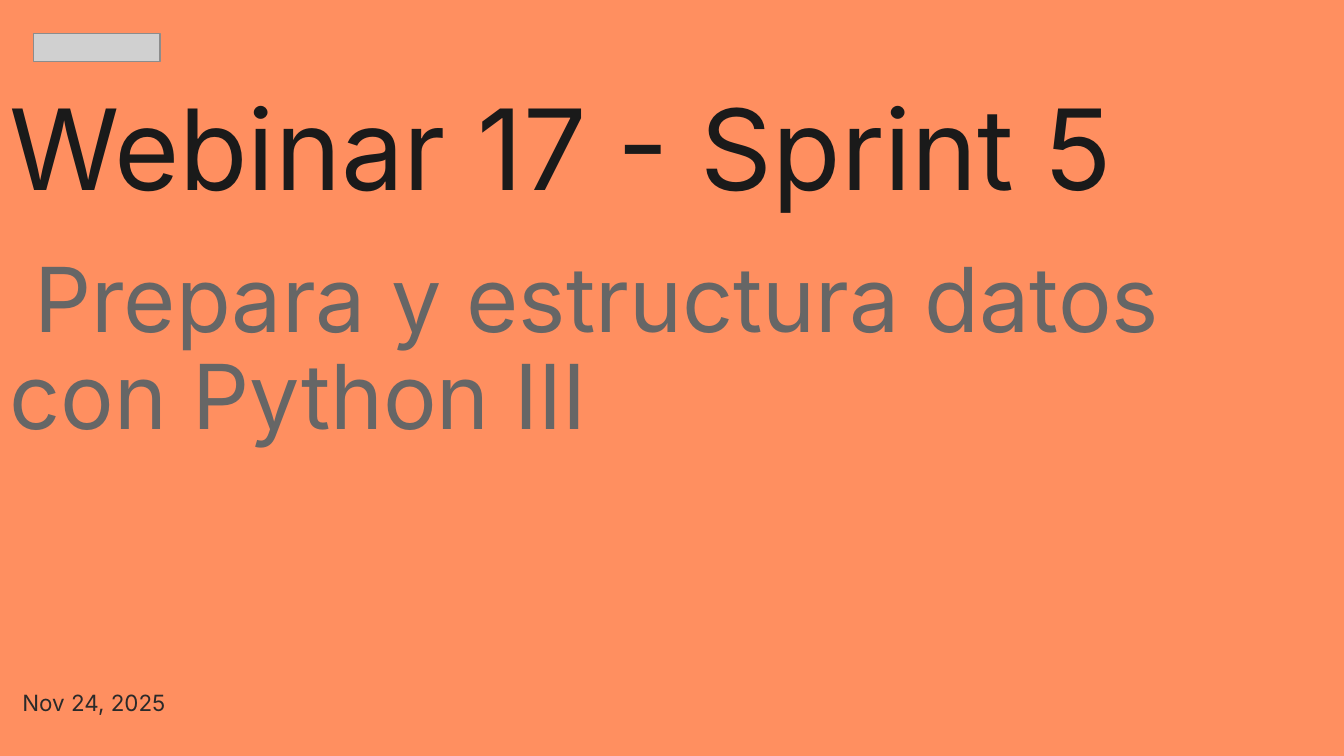
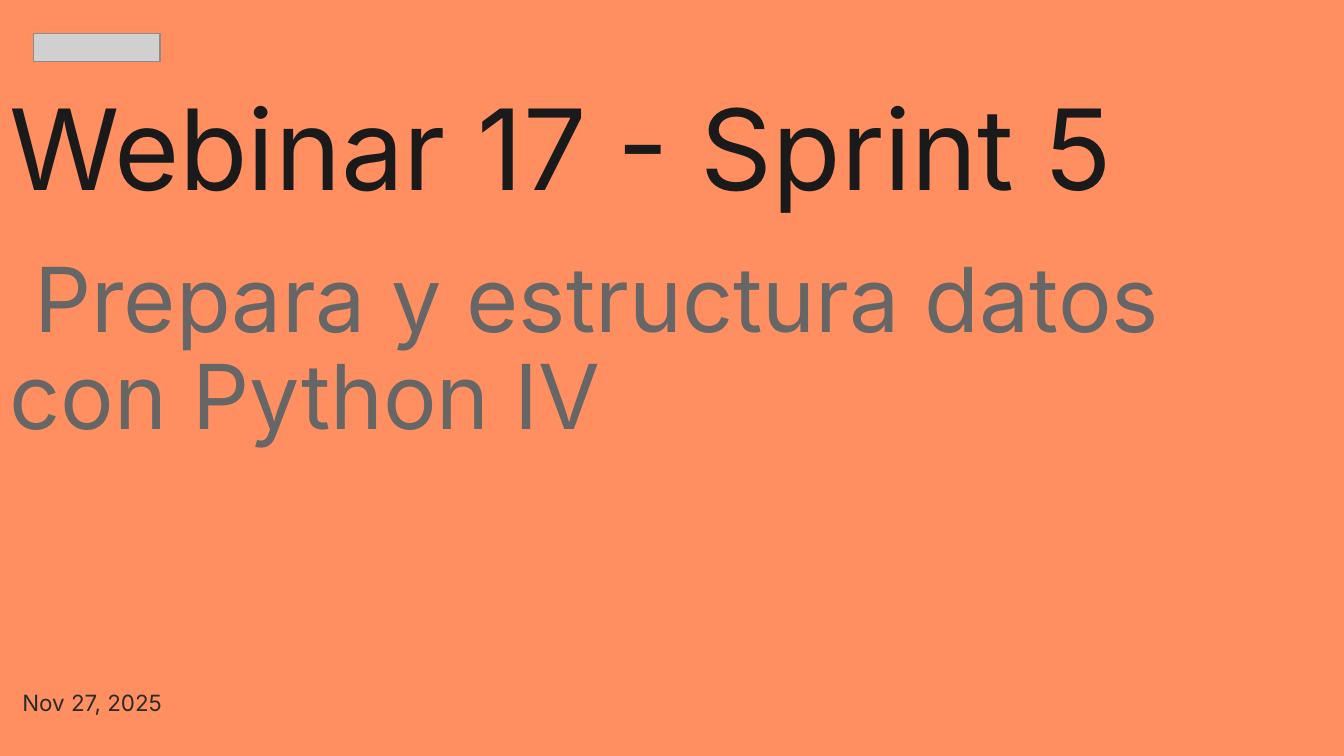
Before and after one commit to zyntonyson/bootcamp_ds_da, a slide deck: slide 1 of 05-da-v8-introduction-python/18-python-introduction.pptx. Drawn at 1344x756 pixels with LibreOffice and Linux fonts; fonts in the diff are those of the drawing; grey boxes stand for pictures. Boxes give left, top, right and bottom in pixels: in the first picture for what was removed or moved away, otherwise in the second. Text is boxed around its words. In the diff, an @@ line names an element or a change of style, - is before the commit and + after.

```diff
--- a/05-da-v8-introduction-python/18-python-introduction.pptx
+++ b/05-da-v8-introduction-python/18-python-introduction.pptx
@@ title at (9,106,1159,448): text changed @@
-Webinar 17 - Sprint 5
-Prepara y estructura datos con Python III
+Webinar 17 - Sprint 5
+Prepara y estructura datos con Python IV
@@ subtitle at (22,694,162,715): text changed @@
-Nov 24, 2025
+Nov 27, 2025
```
Also in this commit, not shown: 3 other slides changed, 2 other files.
